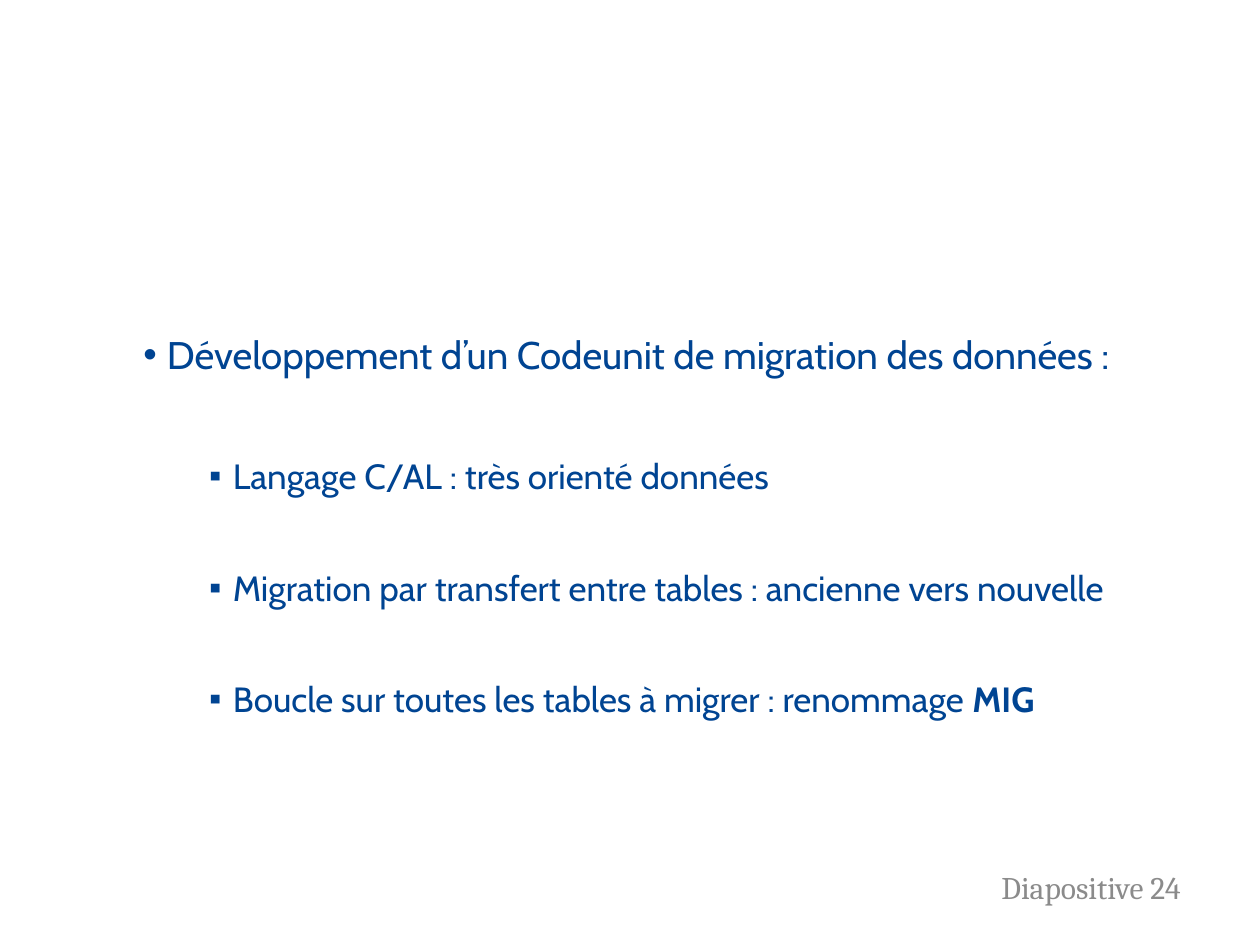
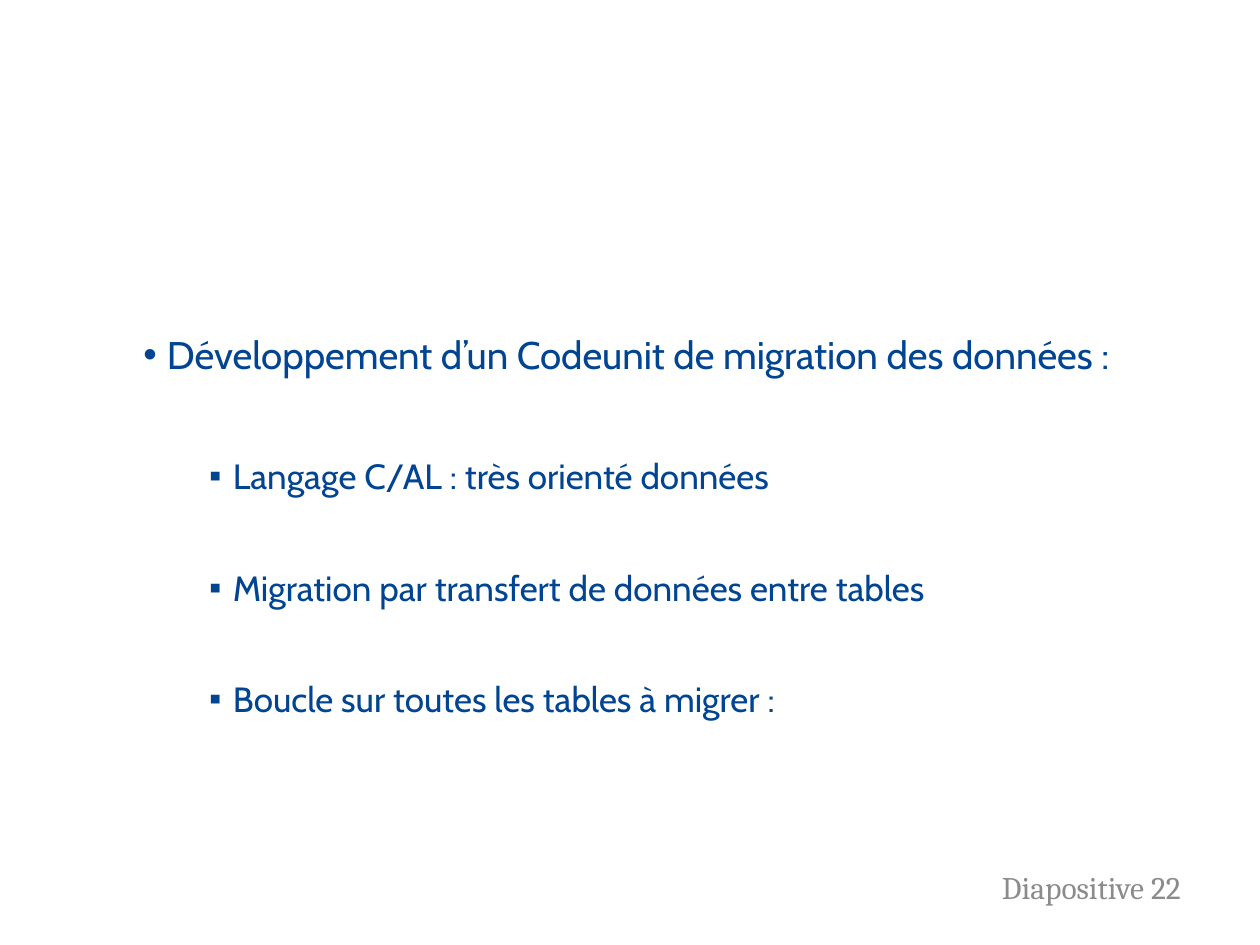
Before and after one commit to FlorentALAPETITE/Rapport_Stage_2017, a slide deck: slide 22 of Soutenance_Stage.pptx (slide 24 before the commit). Drawn at 1260x945 pixels with LibreOffice and Linux fonts; fonts in the diff are those of the drawing; background and template pictures are left out. Boxes give left, top, right and bottom in pixels: in the first picture for what was removed or moved away, otherwise in the second. Text is boxed around its words. In the diff, an @@ line names an element or a change of style, - is before the commit and + after.

Commit message:
Modifs rapport et diapo

```diff
--- a/Soutenance_Stage.pptx
+++ b/Soutenance_Stage.pptx
@@ text at <box>233,574,925,721</box>: text changed @@
-  ▪ Migration par transfert entre tables : ancienne vers nouvelle
-  ▪ Boucle sur toutes les tables à migrer : renommage MIG
+  ▪ Migration par transfert de données entre tables
+  ▪ Boucle sur toutes les tables à migrer :
@@ page number at <box>1002,878,1181,906</box>: text changed @@
-Diapositive 24
+Diapositive 22
```
Also in this commit, not shown: 3 other slides changed, 14 slides removed, 1 other file.
